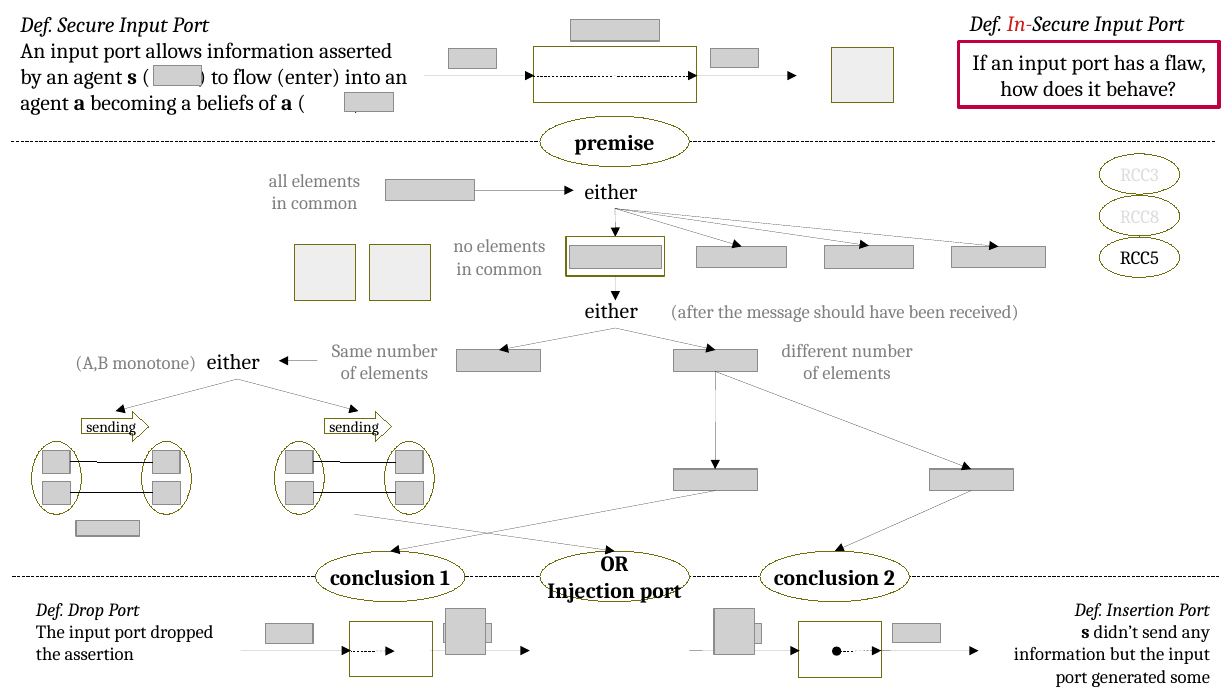
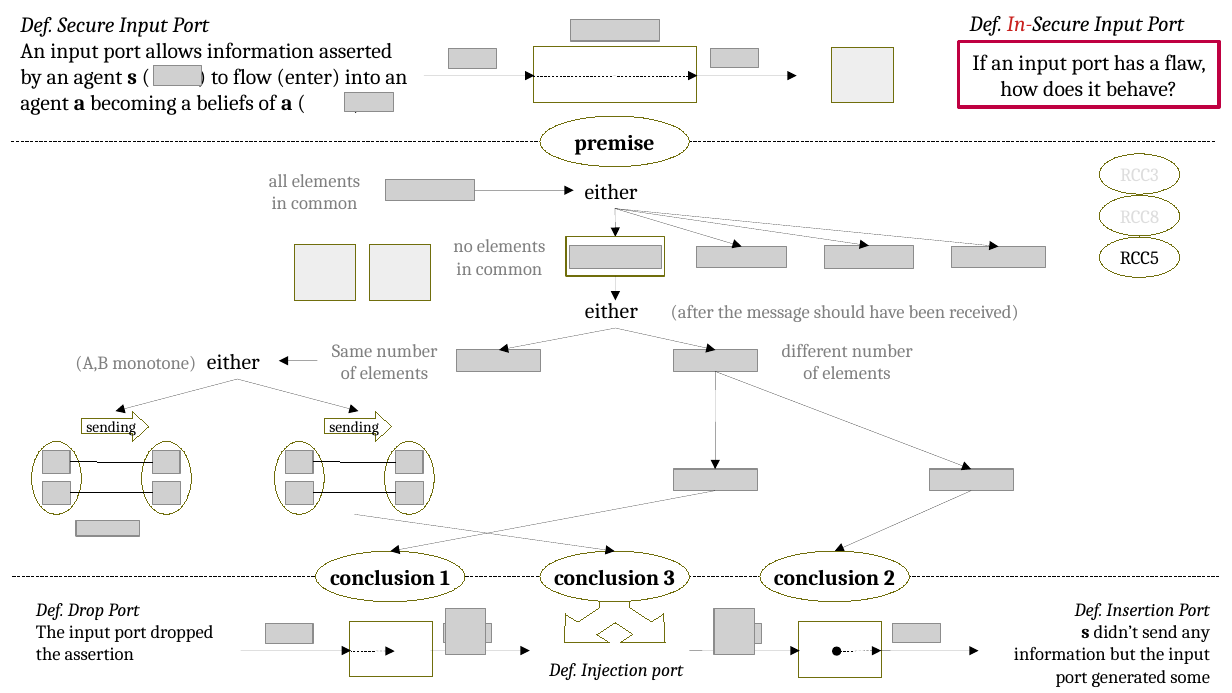
Before and after one commit to v-research/cybersecurity, a slide deck: slide 15 of images/v-research_tool-abf.odp (slide 14 before the commit). Drawn at 1232x693 pixels with LibreOffice and Linux fonts; fonts in the diff are those of the drawing; grey boxes stand for pictures; background and template pictures are left out. Boxes give left, top, right and bottom in pixels: in the first picture for what was removed or moved away, otherwise in the second. Text is boxed around its words. In the diff, an @@ line names an element or a change of style, - is before the commit and + after.

```diff
--- a/images/v-research_tool-abf.odp
+++ b/images/v-research_tool-abf.odp
@@ text in ellipse at (554,570,675,585): text changed @@
-OR
-Injection port
+conclusion 3
@@ freeform shape added at (565,577,665,644), outline #706E0C 0 pt @@
@@ text added at (549,663,684,680), 12 pt, text #000000, italic @@
+Def. Injection port
```
Also in this commit, not shown: 3 other slides changed, 4 other files.
